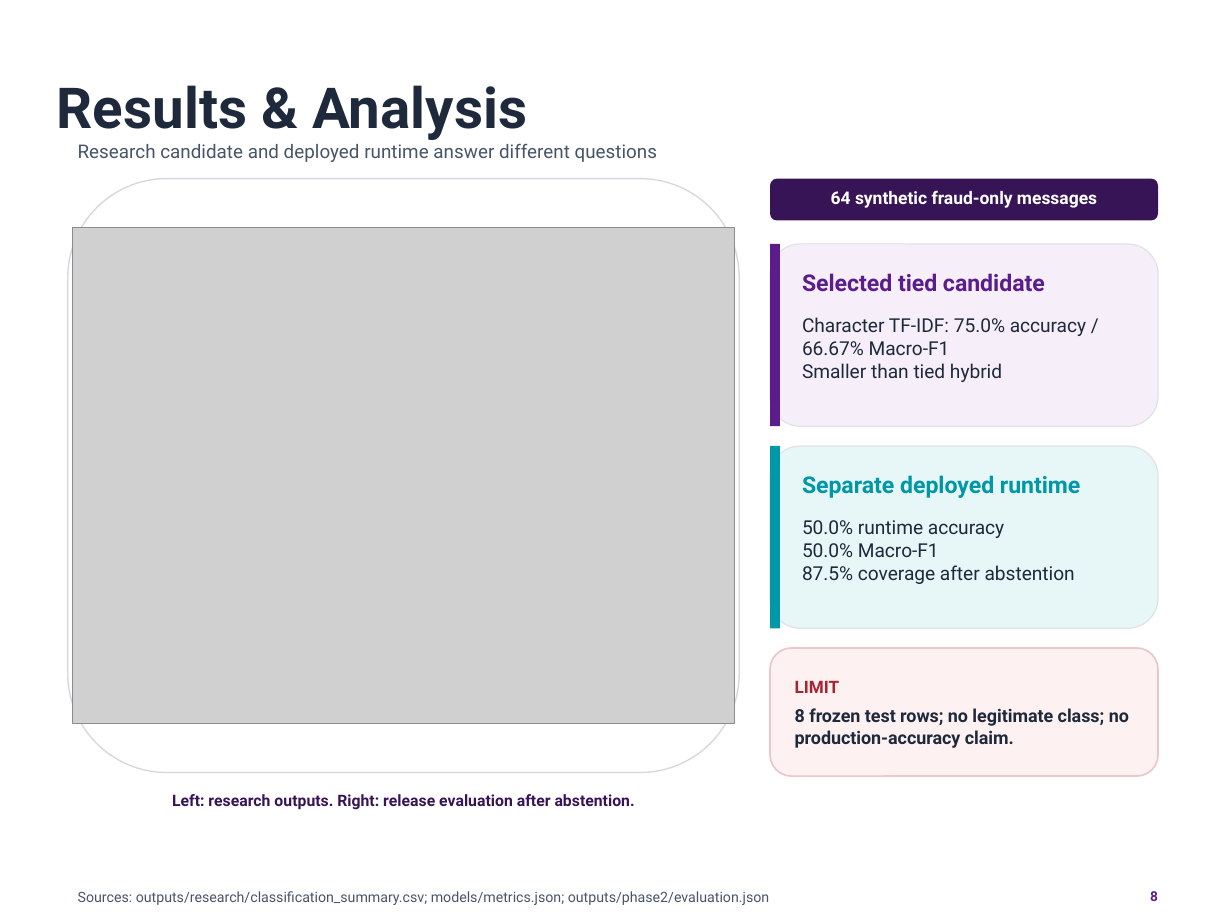
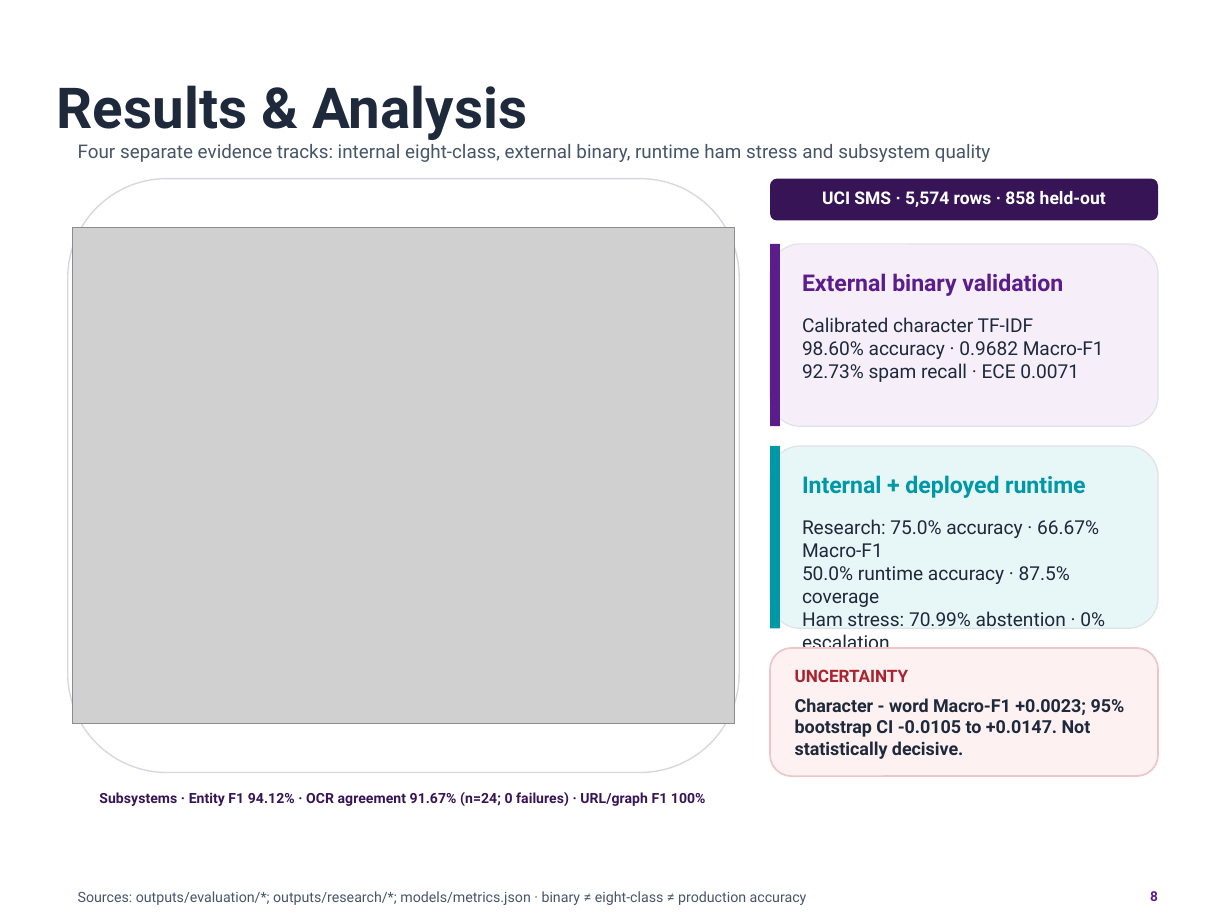
Before and after one commit to GautamBytes/fraudlens-bharat-phase-1, a slide deck: slide 8 of docs/presentation/fraudlens-bharat-final-capstone.pptx. Drawn at 1232x924 pixels with LibreOffice and Linux fonts; fonts in the diff are those of the drawing; grey boxes stand for pictures; background and template pictures are left out. Boxes give left, top, right and bottom in pixels: in the first picture for what was removed or moved away, otherwise in the second. Text is boxed around its words. In the diff, an @@ line names an element or a change of style, - is before the commit and + after.

Commit message:
feat: add hybrid evaluation evidence

```diff
--- a/docs/presentation/fraudlens-bharat-final-capstone.pptx
+++ b/docs/presentation/fraudlens-bharat-final-capstone.pptx
@@ text at <box>78,144,991,162</box>: text changed @@
-Research candidate and deployed runtime answer different questions
+Four separate evidence tracks: internal eight-class, external binary, runtime ham stress and subsystem quality
@@ text at <box>822,191,1106,207</box>: text changed @@
-64 synthetic fraud-only messages
+UCI SMS · 5,574 rows · 858 held-out
@@ text at <box>802,273,1063,296</box>: text changed @@
-Selected tied candidate
+External binary validation
@@ text at <box>802,317,1104,382</box>: text changed @@
-Character TF-IDF: 75.0% accuracy / 66.67% Macro-F1
-Smaller than tied hybrid
+Calibrated character TF-IDF
+98.60% accuracy · 0.9682 Macro-F1
+92.73% spam recall · ECE 0.0071
@@ text at <box>802,475,1085,498</box>: text changed @@
-Separate deployed runtime
+Internal + deployed runtime
@@ text at <box>802,519,1105,626</box>: text changed @@
-50.0% runtime accuracy
-50.0% Macro-F1
-87.5% coverage after abstention
+Research: 75.0% accuracy · 66.67% Macro-F1
+50.0% runtime accuracy · 87.5% coverage
+Ham stress: 70.99% abstention · 0% escalation
@@ text in rounded rectangle at <box>795,669,1125,759</box>: text changed @@
-LIMIT
-8 frozen test rows; no legitimate class; no production-accuracy claim.
+UNCERTAINTY
+Character - word Macro-F1 +0.0023; 95% bootstrap CI -0.0105 to +0.0147. Not statistically decisive.
@@ text at <box>99,792,706,806</box>: text changed; size 9.2 to 8.2 pt @@
-Left: research outputs. Right: release evaluation after abstention.
+Subsystems · Entity F1 94.12% · OCR agreement 91.67% (n=24; 0 failures) · URL/graph F1 100%
@@ text at <box>78,891,807,905</box>: text changed @@
-Sources: outputs/research/classification_summary.csv; models/metrics.json; outputs/phase2/evaluation.json
+Sources: outputs/evaluation/*; outputs/research/*; models/metrics.json · binary ≠ eight-class ≠ production accuracy
```
Also in this commit, not shown: 4 other slides changed, 28 other files.
